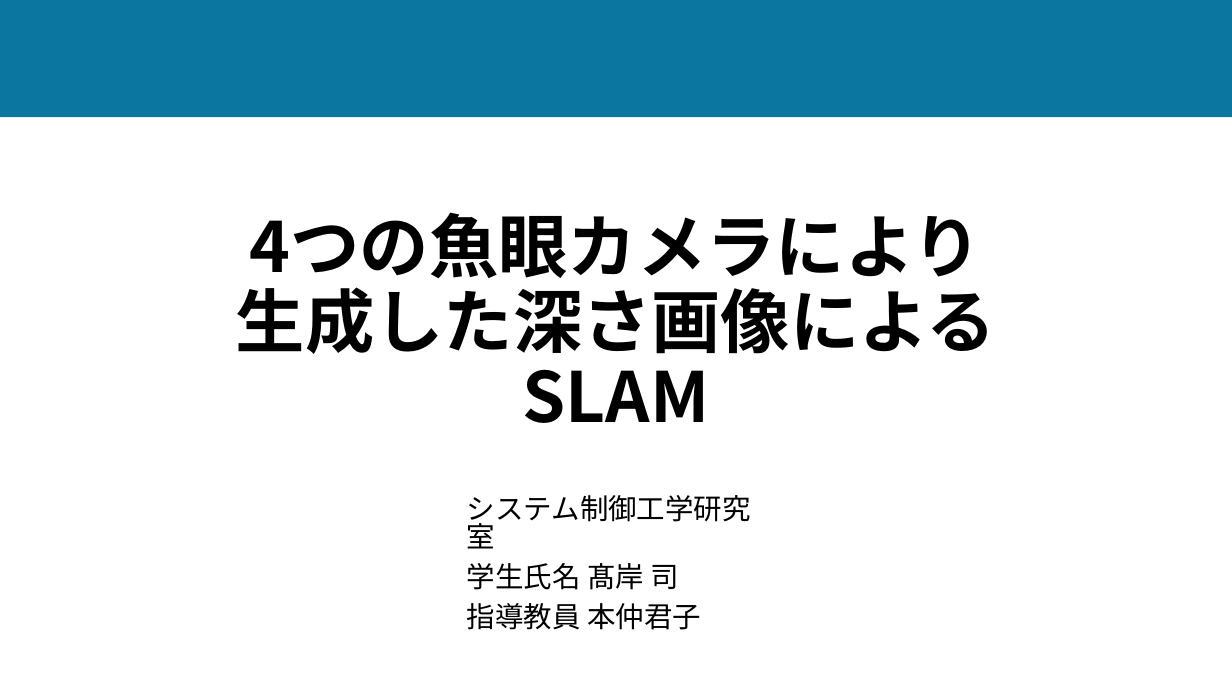
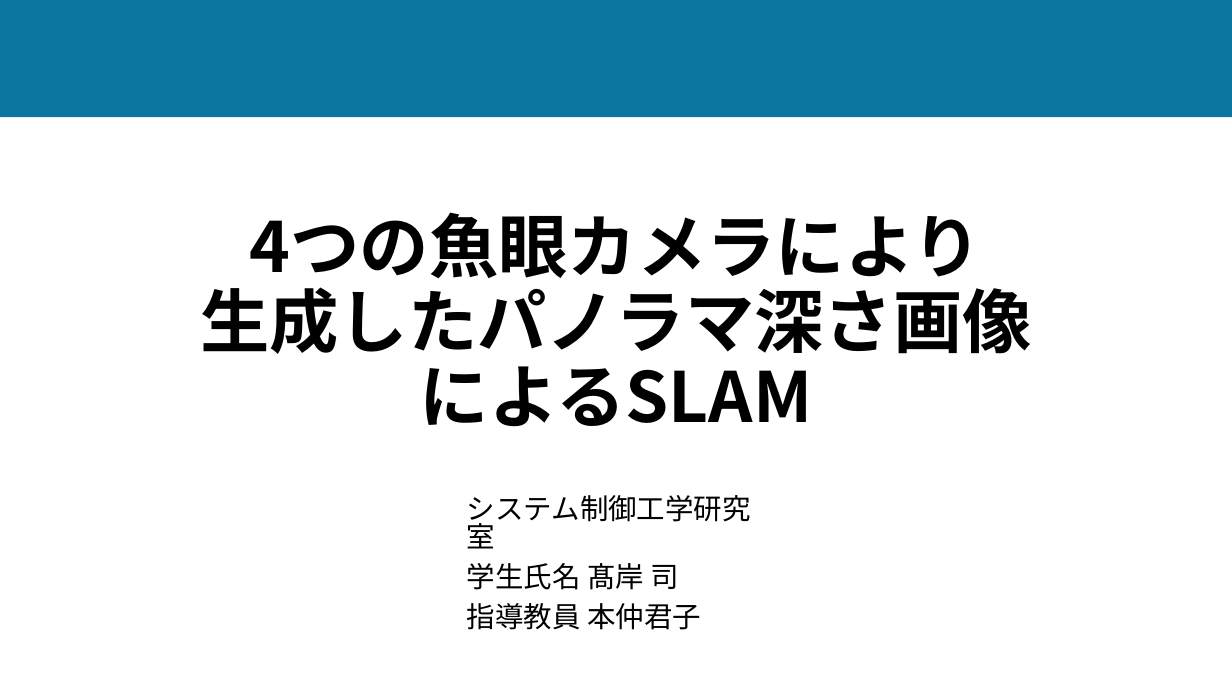
Before and after one commit to tsukasa413/college, a slide deck: slide 1 of Presentation/研究室内発表.pptx. Drawn at 1232x693 pixels with LibreOffice and Linux fonts; fonts in the diff are those of the drawing. Boxes give left, top, right and bottom in pixels: in the first picture for what was removed or moved away, otherwise in the second. Text is boxed around its words. In the diff, an @@ line names an element or a change of style, - is before the commit and + after.

```diff
--- a/Presentation/研究室内発表.pptx
+++ b/Presentation/研究室内発表.pptx
@@ title at box(200, 212, 1032, 427): text changed @@
-4つの魚眼カメラにより
-生成した深さ画像によるSLAM
+4つの魚眼カメラにより
+生成したパノラマ深さ画像
+によるSLAM
```
Also in this commit, not shown: 2 other slides changed, 14 slides added, 2 slides removed, 5 other files.
